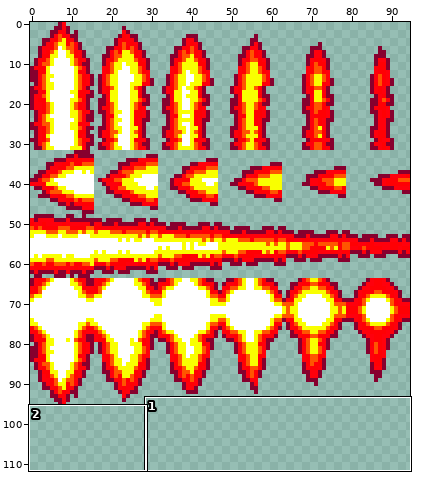
File history of a sprite sheet, Project_6_Solution/Game/Assets/Sprites/ExplosionFlames.png. Above, an overview of the earlier version with the close-up marked.
Close-up. As it was:
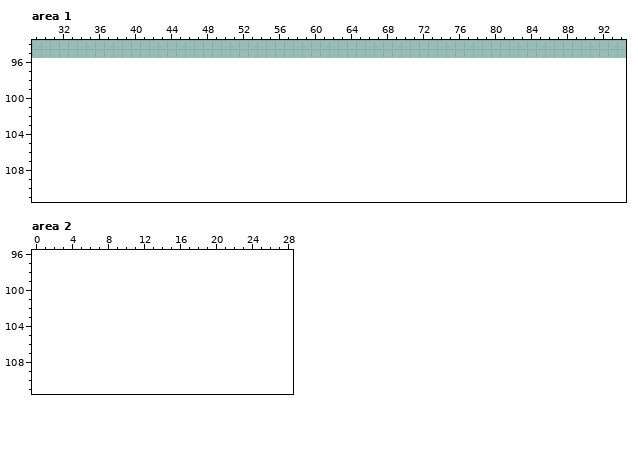
The file is 96x96 pixels. Shown: area 1: x 29..94, y 94..111; area 2: x 0..28, y 96..111. The old version is drawn lined up with the new one, on the new canvas.
Once edited:
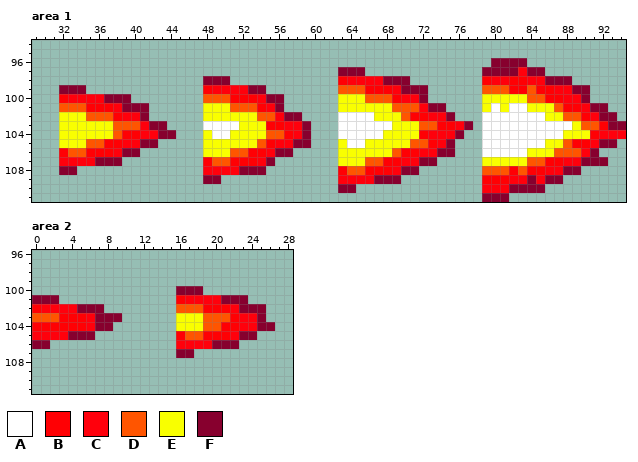
Palette (. is transparent): A #ffffff  B #ff0004  C #ff000c  D #ff5500  E #f9ff00  F #87002e
Difference:
canvas 96x96 -> 95x112 (the part of the old canvas that was cut away was empty and is not shown)
--- area 1
@@ x 29..94 @@
  95 ..................................................................
- 96 ..................................................................
- 97 ..................................................................
- 98 ..................................................................
- 99 ..................................................................
-100 ..................................................................
-101 ..................................................................
-102 ..................................................................
-103 ..................................................................
-104 ..................................................................
-105 ..................................................................
-106 ..................................................................
-107 ..................................................................
-108 ..................................................................
-109 ..................................................................
-110 ..................................................................
-111 ..................................................................
+ 96 ...................................................FFFF...........
+ 97 ..................................FFF.............FFFFCFF.........
+ 98 ...................FFF............BCCCCFFF........BCCBBCCFFF......
+ 99 ...FFF.............BCCCCFF........DDDBBBCFFF......DDDBBDBBCCFF....
+100 ...BCCCCFFF........DDDBBBCFF......EEEDDDBCCF......EEEEEDDBBCCF....
+101 ...DDDBBBCFFF......EEEDDDBCF......EEEEEEDDDCFF....EAEAAEEEDBBCFF..
+102 ...EEEDDDBCCF......EEEEEEDDCFF....AAAAEEEDBBCCF...AAAAAAAEEDDBCFF.
+103 ...EEEEEEDDDCFF....AAAAEEEBBCCF...AAAAAAEEEDDBBCF.AAAAAAAAAAEDDBFF
+104 ...EEEEEEDBBCCFF...EAAEEEEDDBCF...AAAAAEEEEBCCCF..AAAAAAAAAEEEBCCC
+105 ...EEEDDBBCCFF.....EEEEEEDBCCFF...EAAEEEEEDDBCF...AAAAAAAEEDBBCFF.
+106 ...BDDBBBCFF.......EEEDDBBCFF.....EEEEEEDBBCCFF...AAAAAEEEDDDCF...
+107 ...CCCCFFF.........BDDBBBCF.......EEEDDBBCCFF.....EEEEEDDBBCCFFF..
+108 ...FF..............CCCCFFF........BDDBBBCFF.......DDDBDBBCCFF.....
+109 ...................FF.............CCCCFFF.........BBBCCFCFF.......
+110 ..................................FF..............CCCFFFF.........
+111 ..................................................FFF.............
--- area 2
@@ x 0..28 @@
  99 .............................
-100 .............................
-101 .............................
-102 .............................
-103 .............................
-104 .............................
-105 .............................
-106 .............................
-107 .............................
+100 ................FFF..........
+101 FFF.............BCCCCFFF.....
+102 BCCCCFFF........DDDBBBCFFF...
+103 DDDBBBCFFF......EEEDDDBCCF...
+104 BBBBBBCFF.......EEEDDBBCCFF..
+105 CCCCFFF.........BDDBBBCFF....
+106 FF..............CCCCFFF......
+107 ................FF...........
 108 .............................
Where, in picture pixels (left, top, right, bottom), the same in both close-ups:
added: (59, 58, 626, 202)
added: (176, 286, 275, 358)
added: (32, 295, 122, 349)
